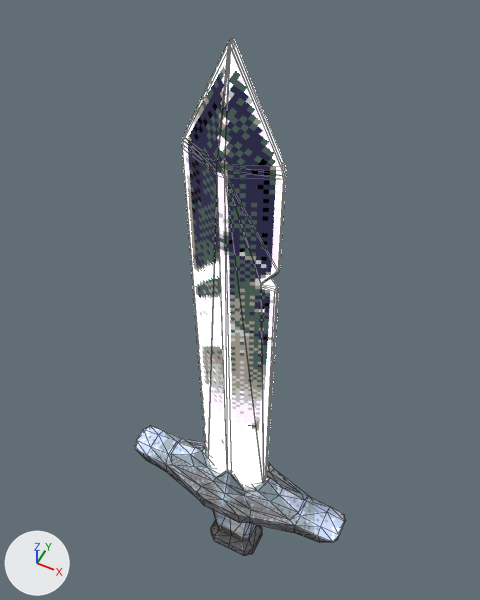
An edit to the glTF model assets/models/Sword.glb, drawn before and after from the same camera.
Both versions are drawn from a 50 mm lens placed at (1.34, -2.6, 4.42), pointed at (-0.2, 0.48, 0.57). The lights are fixed; the arrows at lower left show +X, +Y and +Z. Mesh edges are drawn as thin lines. Where no turn or scale is listed for an object, it has been applied to the vertices.

The scene before the commit, as lines of its bpy script (objects in view):
```python
me_cube_001 = bpy.data.meshes.new('Cube.001')
me_cube_001.from_pydata(...)  # 48 vertices, 86 faces; spans x -0.3..0.3, y -0.14..0.14, z -1.49..2.94
me_cube_001.materials.append(mat_material_001)
me_cube_003 = bpy.data.meshes.new('Cube.003')
me_cube_003.from_pydata(...)  # 260 vertices, 500 faces; spans x -1.06..1.06, y -0.31..0.31, z -2.77..-0.99
me_cube_003.materials.append(mat_material_002)  # picture img_handle_tex_dither
ob_blade = bpy.data.objects.new('Blade', me_cube_001)
ob_blade.location = (0.0, 0.0, 0.0)
ob_handle = bpy.data.objects.new('Handle', me_cube_003)
ob_handle.location = (0.0, 0.0, 0.0)
```
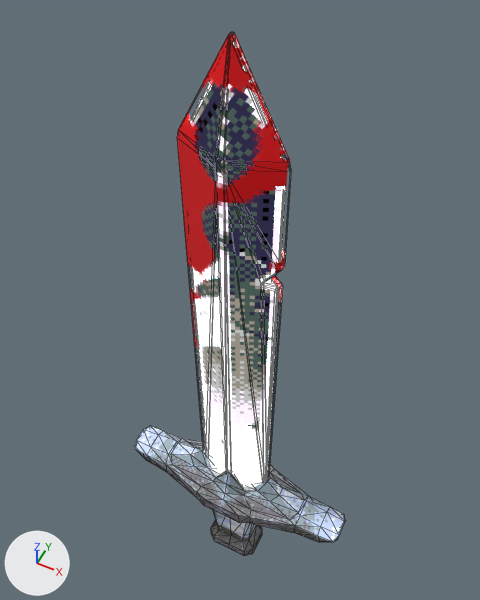
The edits, one by one:
Picture 'Blood_Base' (img_blood_base) is new.
Material 'Material.006' (mat_material_006) is new.
Its texture is img_blood_base (with its transparency).
Its roughness is 0.323.
Mesh me_cube_007 is new.
It has 48 vertices, 86 faces and spans x -0.33..0.33, y -0.15..0.15, z -1.49..2.94.
It uses material mat_material_006 (picture img_blood_base).
Object 'Blood1' (ob_blood1) is new; it shows me_cube_007.
Its location is (0.0, 0.0, 0.034).

Boxes (x1, y1, x2, y2) around the edits, measured in the pictures (480 x 600 px):
'Blood1', added (red): after (177, 32, 291, 348)
